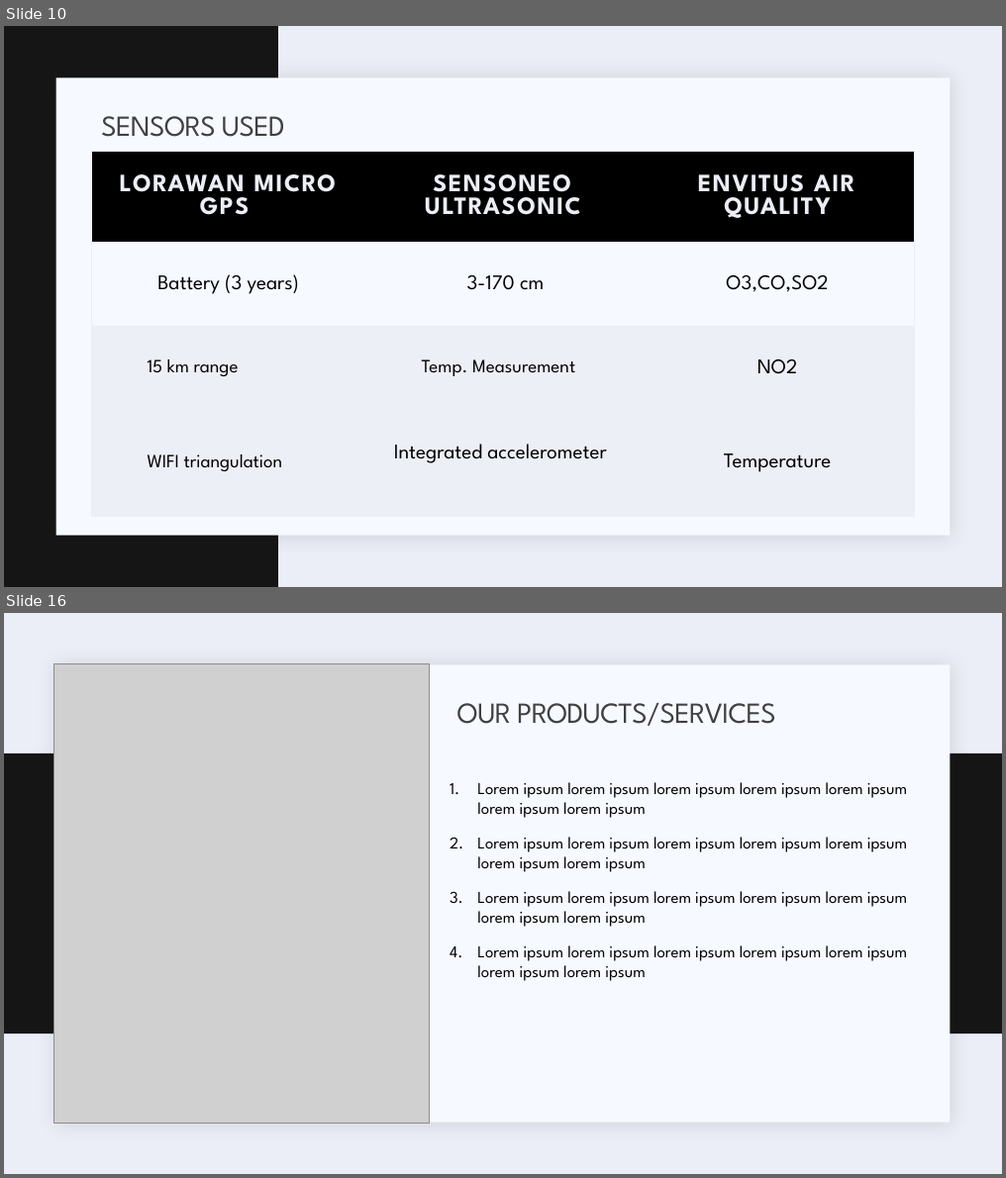
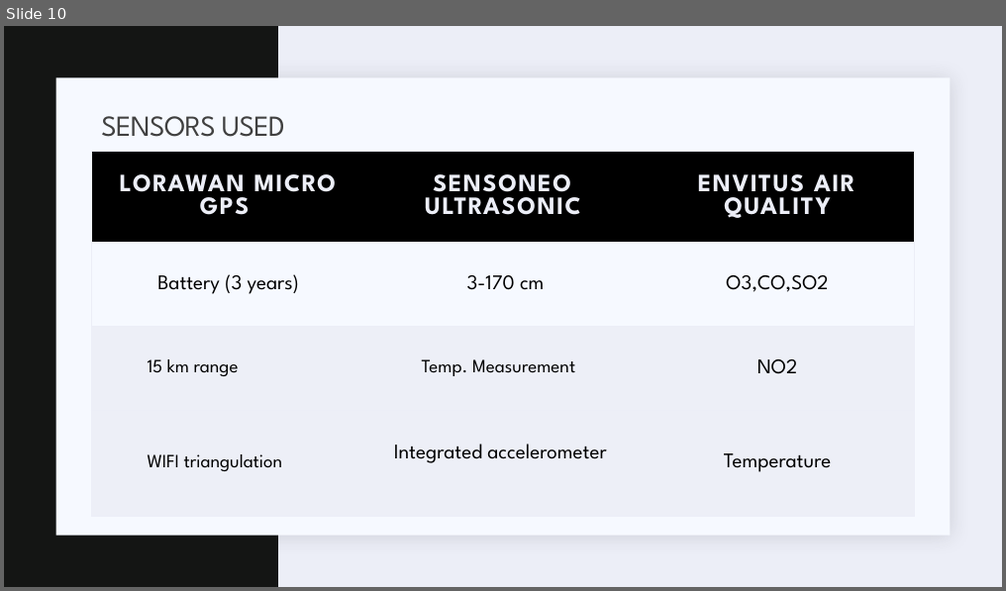
Before and after one commit to marios-stam/Project_IOT, a slide deck: Powerpoints/First Presentation/Waste-management-Final.pptx. Shown one above the other, each under a label of ours: slides 10 and 16 before the commit, slide 10 after it; the slides between them are not shown. The pictures are 1006x1178 and 1006x591 pixels, drawn with LibreOffice and Linux fonts; fonts in the diff are those of the drawing; grey boxes stand for pictures. Boxes give left, top, right and bottom in pixels: in the first picture for what was removed or moved away, otherwise in the second. Text is boxed around its words. In the diff, an @@ line names an element or a change of style, - is before the commit and + after.

```diff
--- a/Powerpoints/First Presentation/Waste-management-Final.pptx
+++ b/Powerpoints/First Presentation/Waste-management-Final.pptx
@@ slide 16 removed at [4, 613, 1002, 1174], background #ECEEF7; not listed: 1 template element that a slide beside it also shows @@
@@ picture removed at [54, 664, 430, 1124] @@
@@ title removed at [457, 702, 776, 726] @@
-OUR PRODUCTS/SERVICES
@@ rectangle removed at [4, 754, 1002, 1035] @@
@@ text removed at [477, 782, 908, 981] @@
-1. Lorem ipsum lorem ipsum lorem ipsum lorem ipsum lorem ipsum lorem ipsum lorem ipsum
-2. Lorem ipsum lorem ipsum lorem ipsum lorem ipsum lorem ipsum lorem ipsum lorem ipsum
-3. Lorem ipsum lorem ipsum lorem ipsum lorem ipsum lorem ipsum lorem ipsum lorem ipsum
-4. Lorem ipsum lorem ipsum lorem ipsum lorem ipsum lorem ipsum lorem ipsum lorem ipsum
```
Also in this commit, not shown: 1 slide changed, 1 slide added, 13 other slides removed.
